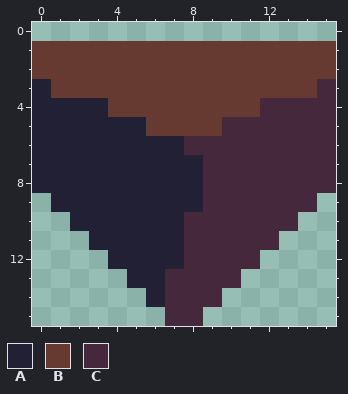
Pixel-art file: images/platform.aseprite. This is how it looked before the edit.
16x16 pixels, 1 frame.
Palette (. is transparent): A #222034  B #663931  C #45283c
Pixels before, first column x 0:
 1 BBBBBBBBBBBBBBBB
 2 BBBBBBBBBBBBBBBB
 3 ABBBBBBBBBBBBBBC
 4 AAAABBBBBBBBCCCC
 5 AAAAAABBBBCCCCCC
 6 AAAAAAAACCCCCCCC
 7 AAAAAAAAACCCCCCC
 8 AAAAAAAAACCCCCCC
 9 .AAAAAAAACCCCCC.
10 ..AAAAAACCCCCC..
11 ...AAAAACCCCC...
12 ....AAAACCCC....
13 .....AACCCC.....
14 ......ACCC......
15 .......CC.......
Now the later version:
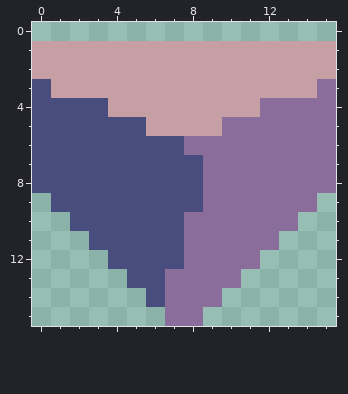
What changed:
{"colour":"A","old":"#222034","new":"#494d7e"}
{"colour":"B","old":"#663931","new":"#c69fa5"}
{"colour":"C","old":"#45283c","new":"#8b6d9c"}
